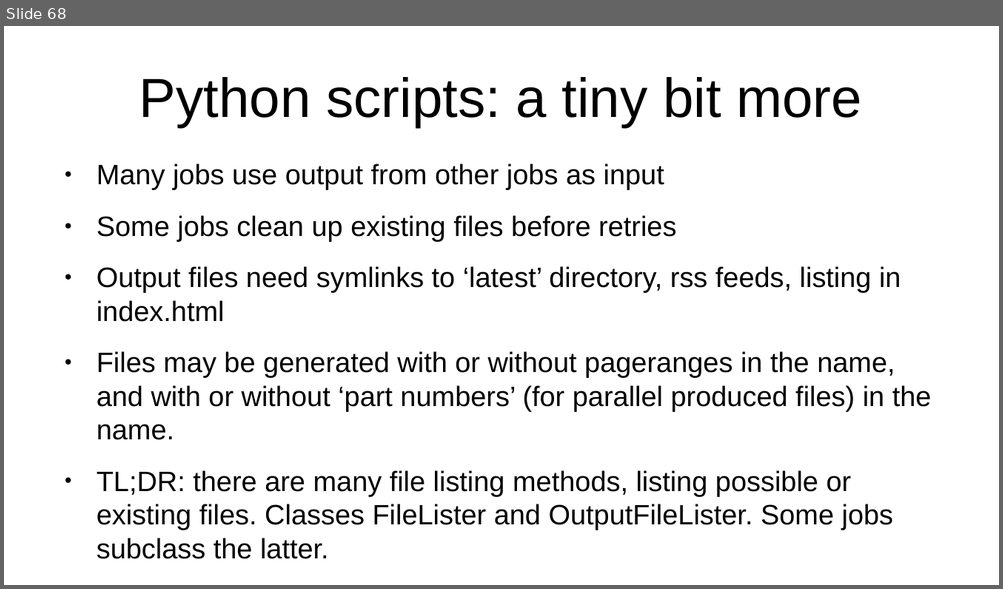
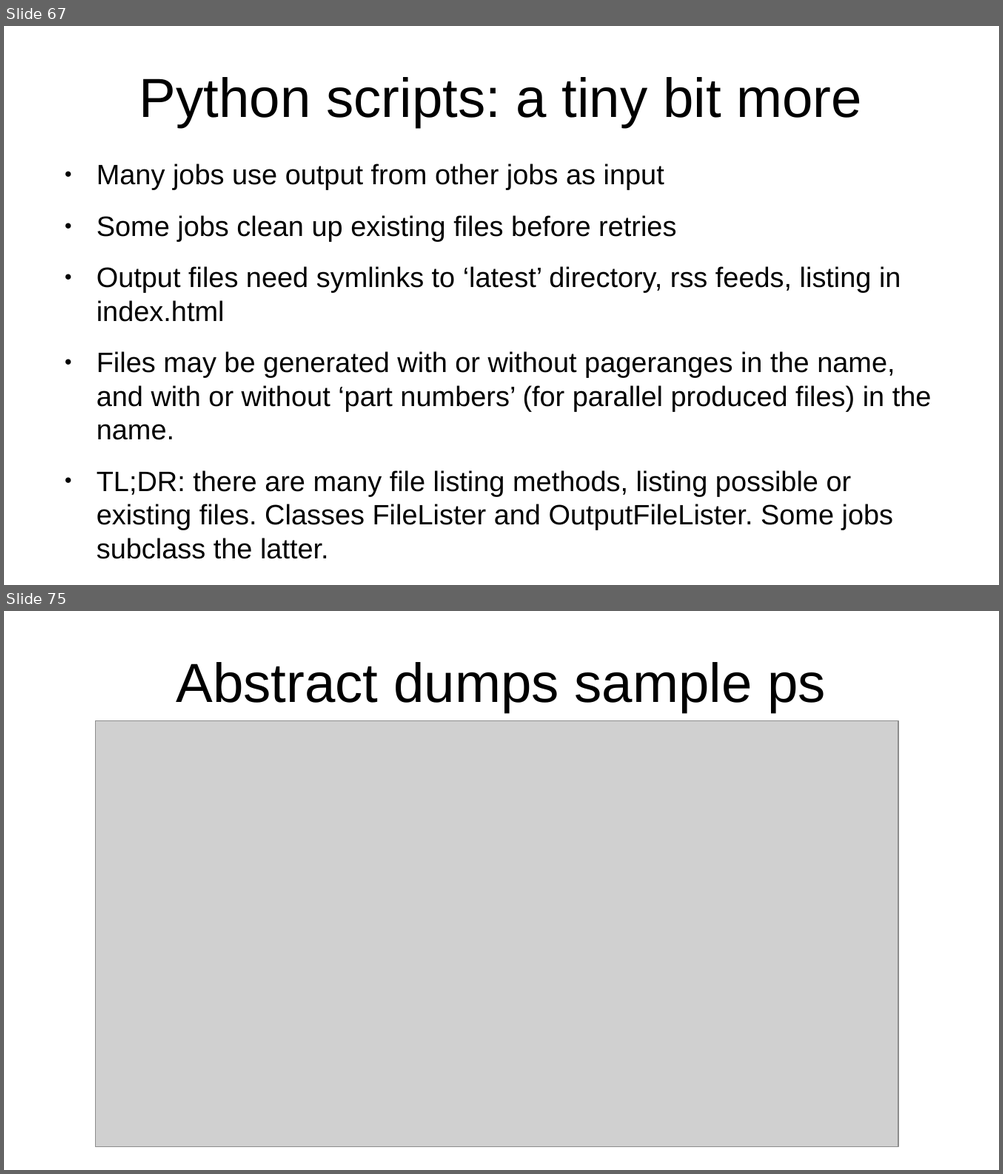
Before and after one commit to apergos/wikitalks, a slide deck: dumps-9-years-compressed.odp. Shown one above the other, each under a label of ours: slide 68 before the commit, slides 67 and 75 after it; the slides between them are not shown. The pictures are 1003x589 and 1003x1174 pixels, drawn with LibreOffice and Linux fonts; fonts in the diff are those of the drawing; grey boxes stand for pictures. Boxes give left, top, right and bottom in pixels: in the first picture for what was removed or moved away, otherwise in the second. Text is boxed around its words. In the diff, an @@ line names an element or a change of style, - is before the commit and + after.

Commit message:
add info about mediawiki scripts to the dumps talk

```diff
--- a/dumps-9-years-compressed.odp
+++ b/dumps-9-years-compressed.odp
@@ slide 75 added at (x1=4, y1=611, x2=999, y2=1170), background #FFFFFF @@
@@ title added at (x1=176, y1=662, x2=825, y2=712), 44 pt, text #000000 @@
+Abstract dumps sample ps
@@ picture added at (x1=95, y1=721, x2=899, y2=1147) @@
@@ what was slide 68 is now slide 67 @@
```
Also in this commit, not shown: 8 other slides added.
